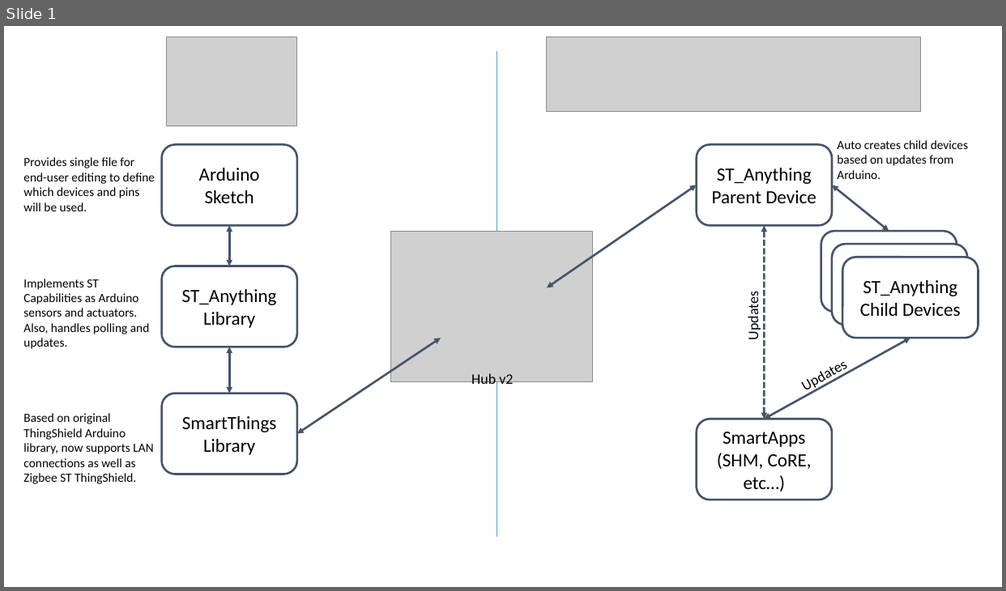
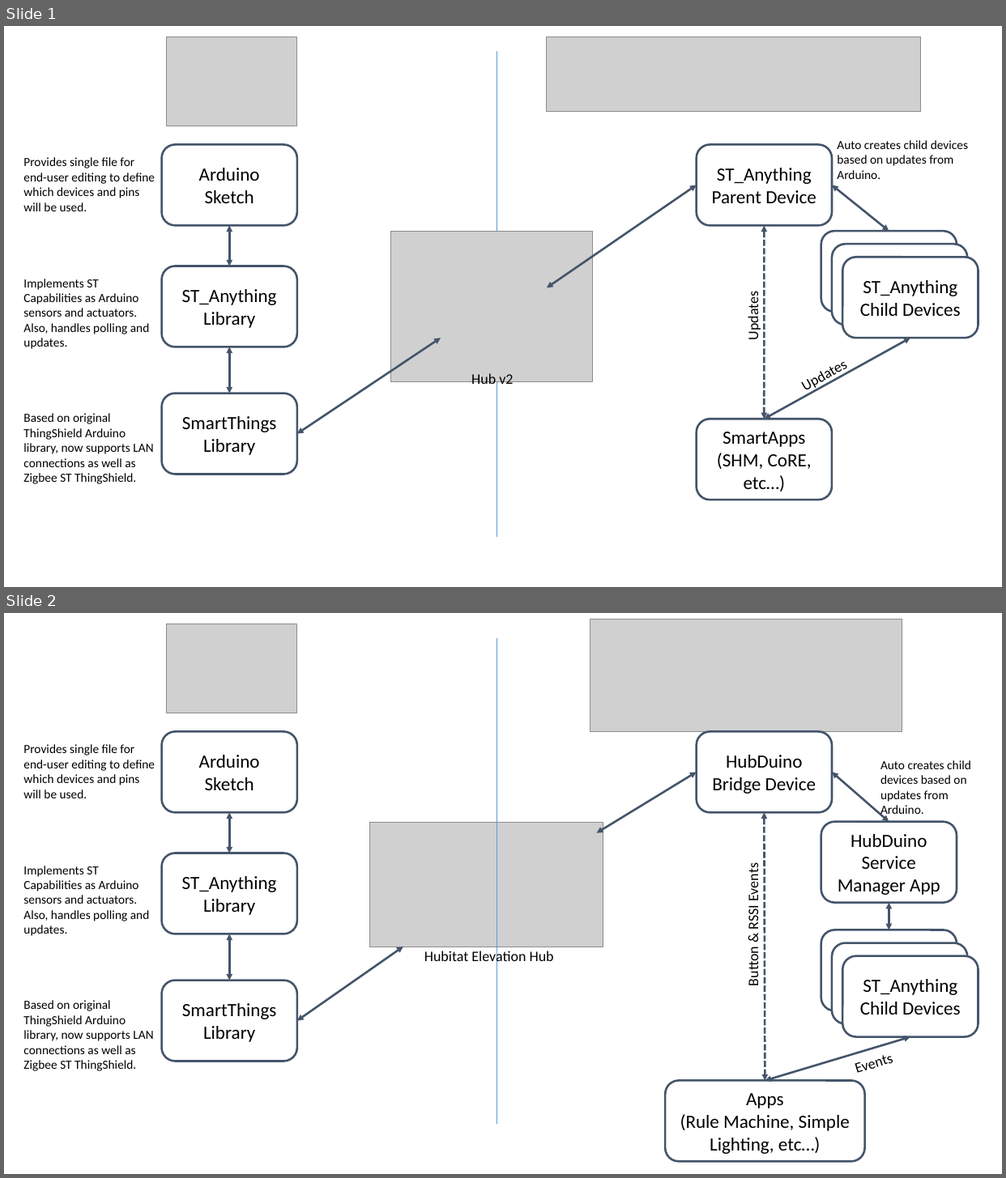
Before and after one commit to DanielOgorchock/ST_Anything, a slide deck: Architecture Flowchart.pptx. Shown one above the other, each under a label of ours: slide 1 before the commit, slides 1 and 2 after it. The pictures are 1006x591 and 1006x1178 pixels, drawn with LibreOffice and Linux fonts; fonts in the diff are those of the drawing; grey boxes stand for pictures. Boxes give left, top, right and bottom in pixels: in the first picture for what was removed or moved away, otherwise in the second. Text is boxed around its words. In the diff, an @@ line names an element or a change of style, - is before the commit and + after.

Commit message:
Adding Hubitat Support
Adding Hubitat Support

```diff
--- a/Architecture Flowchart.pptx
+++ b/Architecture Flowchart.pptx
@@ slide 2 added at [4,613,1002,1174], background #FFFFFF @@
@@ picture added at [167,624,297,713] @@
@@ picture added at [590,619,902,731] @@
@@ line added from (496, 637) to (496, 1124), #5B9BD5 0.5 pt @@
@@ rounded rectangle added at [162,732,297,813], outline #44546A 2 pt, 18 pt, text #000000 @@
+Arduino Sketch
@@ rounded rectangle added at [697,732,832,813], outline #44546A 2 pt, 18 pt, text #000000 @@
+HubDuino Bridge Device
@@ text added at [23,744,155,798], 12 pt, text #000000 @@
+Provides single file for end-user editing to define which devices and pins will be used.
@@ double arrow added from (697, 773) to (597, 833), #44546A 2 pt @@
@@ double arrow added from (832, 773) to (889, 822), #44546A 2 pt @@
@@ text added at [880,760,971,818], 12 pt, text #000000 @@
+Auto creates child devices based on updates from Arduino.
@@ double arrow added from (229, 813) to (229, 854), #44546A 2 pt @@
@@ picture added at [370,823,603,947] @@
@@ double arrow added from (765, 813) to (765, 1081), #44546A 2 pt dashed @@
@@ rounded rectangle added at [821,822,957,903], outline #44546A 2 pt, 18 pt, text #000000 @@
+HubDuino Service Manager App
@@ rounded rectangle added at [162,854,297,934], outline #44546A 2 pt, 18 pt, text #000000 @@
+ST_Anything
+Library
@@ text added at [23,866,150,936], 12 pt, text #000000 @@
+Implements ST Capabilities as Arduino sensors and actuators. Also, handles polling and updates.
@@ text added at [744,867,762,986], 14 pt, text #000000 @@
+Button & RSSI Events
@@ double arrow added from (889, 903) to (889, 931), #44546A 2 pt @@
@@ double arrow added from (229, 934) to (229, 981), #44546A 2 pt @@
@@ double arrow added from (403, 947) to (297, 1021), #44546A 2 pt @@
@@ text added at [424,949,554,965], 14 pt, text #000000 @@
+Hubitat Elevation Hub
@@ rounded rectangle added at [821,931,957,1012], outline #44546A 2 pt @@
@@ rounded rectangle added at [832,943,967,1024], fill #FFFFFF, outline #44546A 2 pt @@
@@ rounded rectangle added at [842,956,978,1037], fill #FFFFFF, outline #44546A 2 pt, 18 pt, text #000000 @@
+ST_Anything Child Devices
@@ text added at [23,1000,153,1071], 12 pt, text #000000 @@
+Based on original ThingShield Arduino library, now supports LAN connections as well as Zigbee ST ThingShield.
@@ rounded rectangle added at [162,981,297,1062], outline #44546A 2 pt, 18 pt, text #000000 @@
+SmartThings
+Library
@@ double arrow added from (910, 1037) to (765, 1081), #44546A 2 pt @@
@@ text added at [808,1033,939,1093], 14 pt, text #000000 @@
+Events
@@ rounded rectangle added at [665,1081,865,1161], outline #44546A 2 pt, 18 pt, text #000000 @@
+Apps
+(Rule Machine, Simple Lighting, etc…)
```
Also in this commit, not shown: 6 other files.
